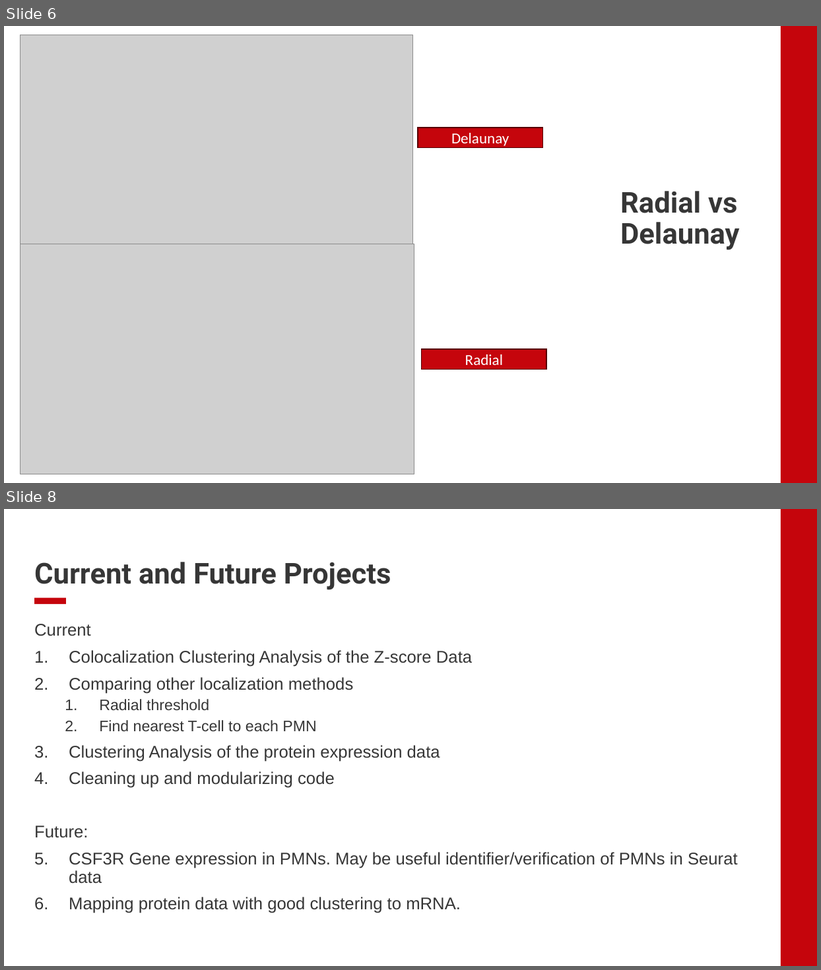
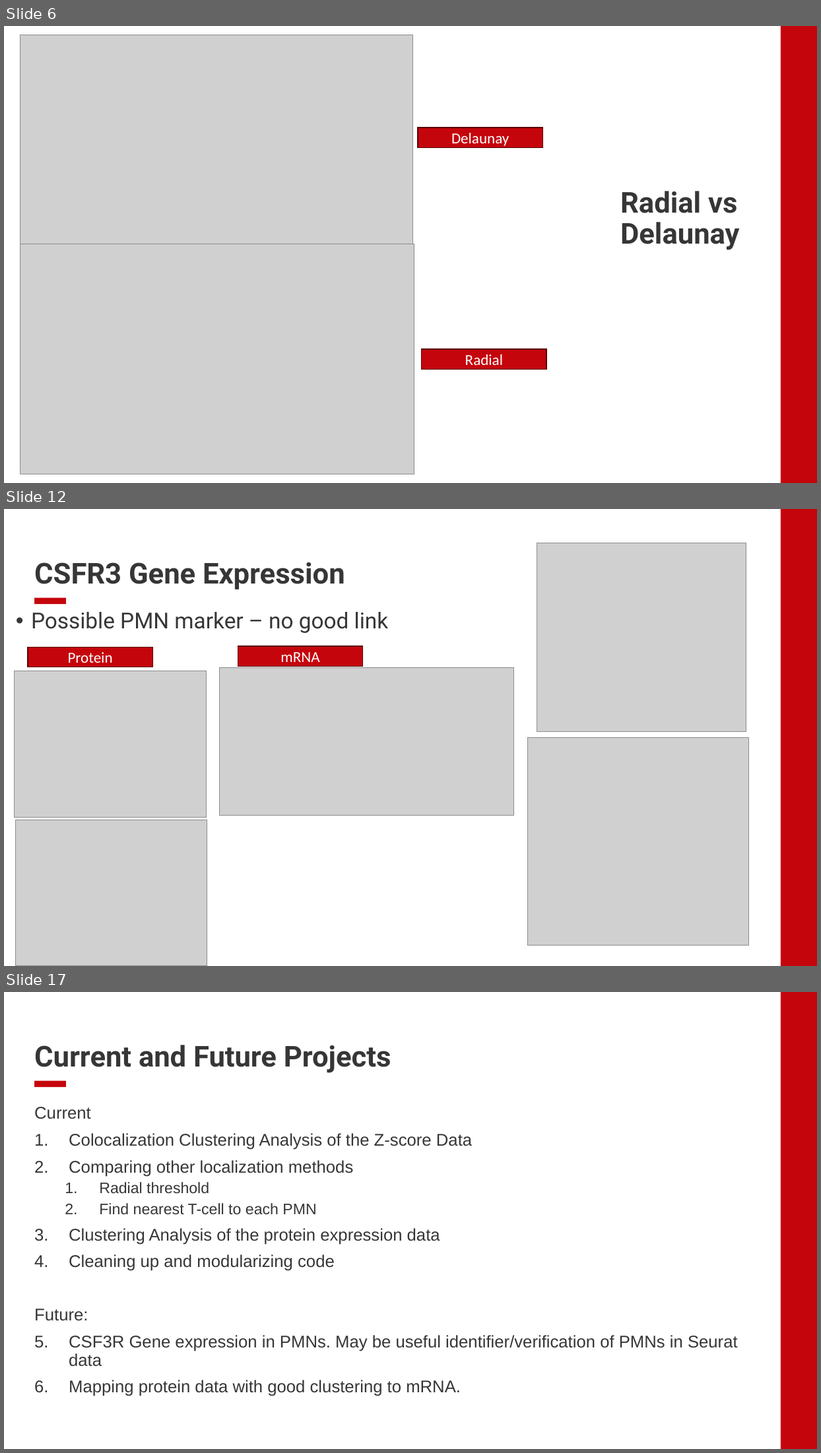
Before and after one commit to EDJohns/2025-Dinh-Lab-Research-Project, a slide deck: Shapiro 2025 Project/Weekly Updates/Week 4 Updates.pptx. Shown one above the other, each under a label of ours: slides 6 and 8 before the commit, slides 6, 12 and 17 after it; the slides between them are not shown. The pictures are 821x970 and 821x1453 pixels, drawn with LibreOffice and Linux fonts; fonts in the diff are those of the drawing; grey boxes stand for pictures; background and template pictures are left out. Boxes give left, top, right and bottom in pixels: in the first picture for what was removed or moved away, otherwise in the second. Text is boxed around its words. In the diff, an @@ line names an element or a change of style, - is before the commit and + after.

```diff
--- a/Shapiro 2025 Project/Weekly Updates/Week 4 Updates.pptx
+++ b/Shapiro 2025 Project/Weekly Updates/Week 4 Updates.pptx
@@ slide 12 added at [4, 509, 817, 966], background #FFFFFF; not listed: 2 template elements that a slide beside it also shows @@
@@ picture added at [537, 543, 746, 731] @@
@@ title added at [34, 562, 345, 590], 34 pt, text #363636, bold @@
+CSFR3 Gene Expression
@@ text added at [31, 612, 389, 633], 26 pt, text #363636 @@
+• Possible PMN marker – no good link
@@ rectangle added at [28, 647, 153, 667], fill #C5050C, outline #560205 1 pt, 18 pt, text #FFFFFF @@
+Protein
@@ rectangle added at [238, 646, 362, 666], fill #C5050C, outline #560205 1 pt, 18 pt, text #FFFFFF @@
+mRNA
@@ picture added at [15, 671, 207, 818] @@
@@ picture added at [219, 667, 514, 815] @@
@@ picture added at [527, 738, 748, 946] @@
@@ picture added at [16, 820, 207, 966] @@
@@ what was slide 8 is now slide 17 @@
```
Also in this commit, not shown: 1 slide changed, 8 other slides added, 6 other files.
